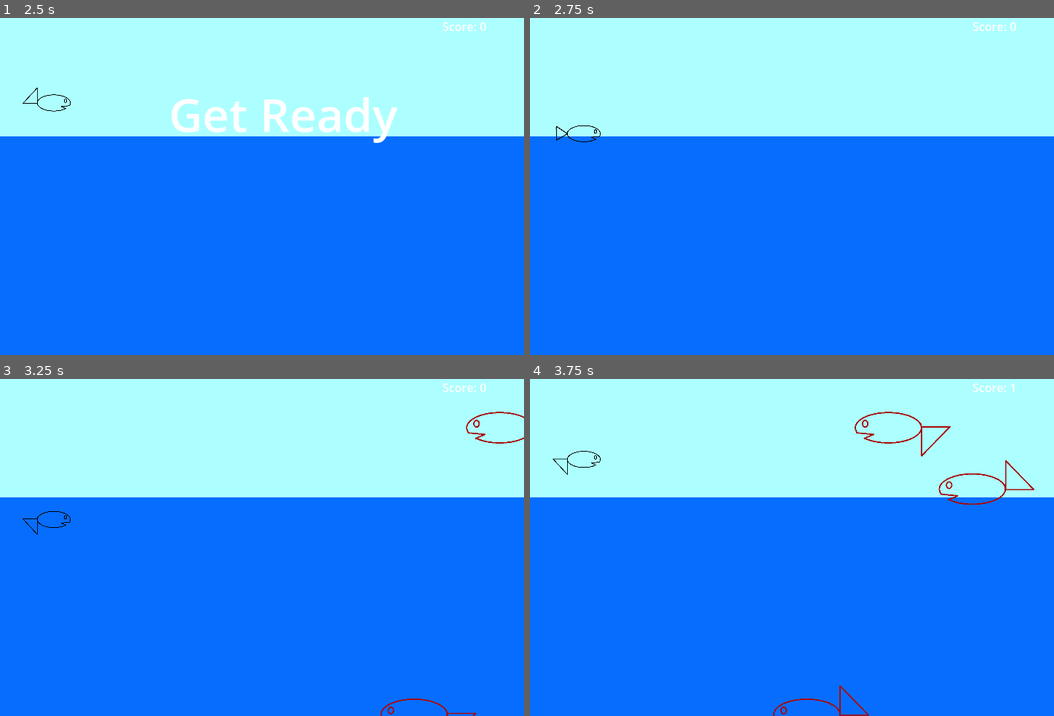
Above: before the commit, frames 1-4 (two rows, left to right).
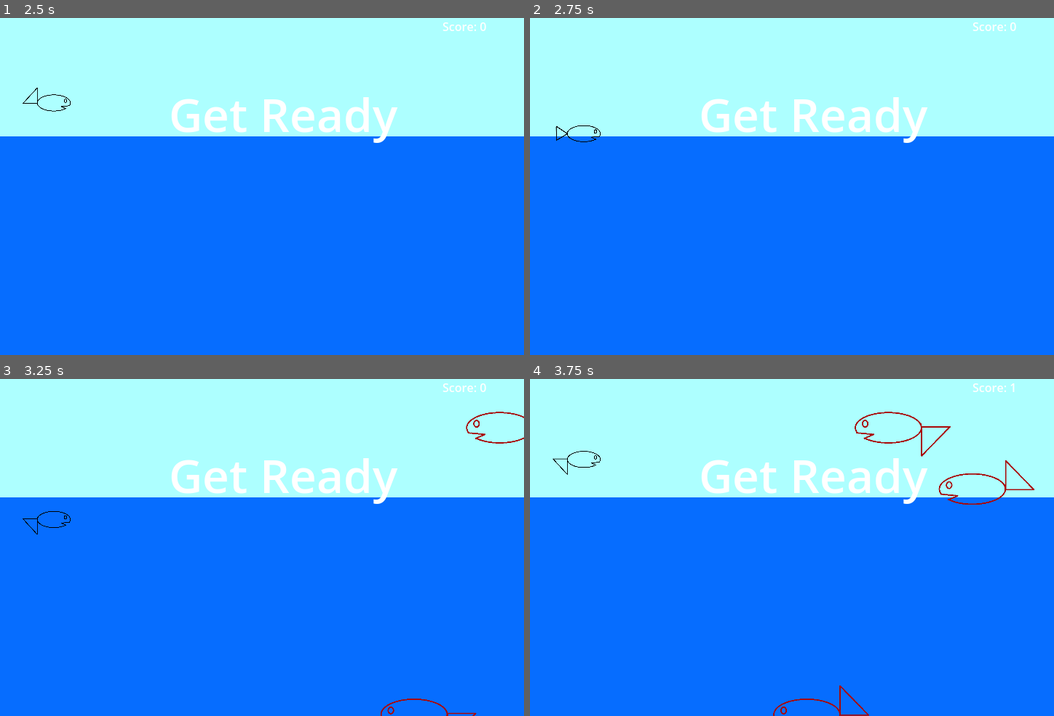
Above: after the commit, the same moments.

Repository: Aveli-games/splashy-fish
Game: Godot game, scene res://main.tscn
The game is run twice, just before and just after one commit, with the same random seed, the same clock (stepped at 60 frames per second) and the same inputs.
Inputs:
- Up to frame 1 (2.5 s): click "Start" at 0.5 s; tap Enter at 1.25 s; hold W (swim_up) 1.28-2.03 s; hold S (swim_down) from 2.03 s (still down)
- Up to frame 2 (2.75 s): keep holding S (swim_down)
- Up to frame 3 (3.25 s): release S (swim_down) at 2.78 s; hold W (swim_up) from 2.78 s (still down)
- Up to frame 4 (3.75 s): keep holding W (swim_up)

Frame 1 is identical in both runs. In frame 2, 1.7% of the frame differs, in the area x 32-76%, y 23-38%; in frame 3, 1.7%; in frame 4, 1.7%.

Commit message:
Fix "Survive!" message disappearing
Also align message timer with how long game over sound is

Diff:
--- a/hud.gd
+++ b/hud.gd
@@ -13,7 +13,8 @@
 	# Wait until the MessageTimer has counted down.
 	await $MessageTimer.timeout
 
-	show_message("Survive!")
+	$Message.text = "Survive!"
+	$Message.show()
 
 	# Make a one-shot timer and wait for it to finish.
 	await get_tree().create_timer(1.0).timeout
--- a/hud.tscn
+++ b/hud.tscn
@@ -29,7 +29,7 @@
 text = "Start"
 
 [node name="MessageTimer" type="Timer" parent="."]
-wait_time = 2.0
+wait_time = 4.0
 
 [connection signal="pressed" from="StartButton" to="." method="_on_start_button_pressed"]
 [connection signal="timeout" from="MessageTimer" to="." method="_on_message_timer_timeout"]
